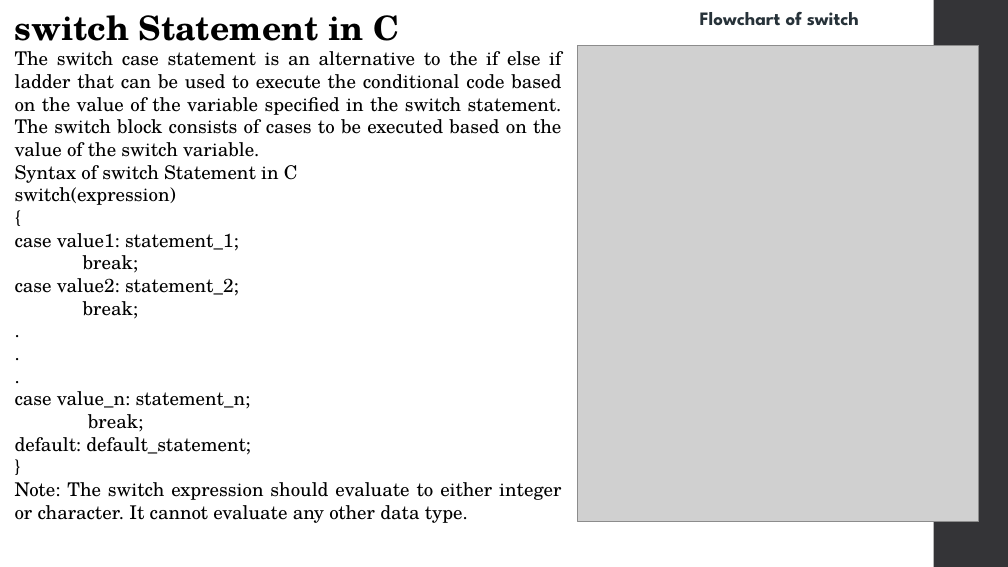
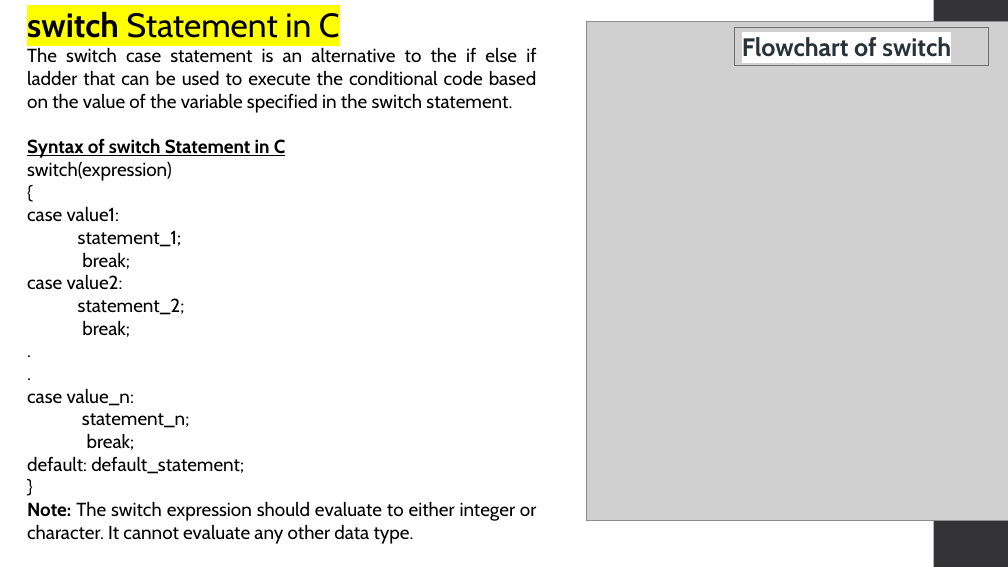
Before and after one commit to Raajokiaa-Ritu/03_Course___Structural-Programming-Language-C, a slide deck: slide 20 of 6. C Control Statements Decision-Making.pptx (slide 25 before the commit). Drawn at 1008x567 pixels with LibreOffice and Linux fonts; fonts in the diff are those of the drawing; grey boxes stand for pictures. Boxes give left, top, right and bottom in pixels: in the first picture for what was removed or moved away, otherwise in the second. Text is boxed around its words. In the diff, an @@ line names an element or a change of style, - is before the commit and + after.

```diff
--- a/6. C Control Statements Decision-Making.pptx
+++ b/6. C Control Statements Decision-Making.pptx
@@ text "switch Statement in C" moved from (x1=15, y1=15, x2=562, y2=523) to (x1=27, y1=11, x2=537, y2=544) @@
@@ text at (x1=27, y1=11, x2=536, y2=544): font TeX Gyre Schola to Cabin in "switch Statement in C", "Syntax of switch Statement in C", "switch(expression)", "{" and 8 more places; highlight none to #FFFF00 in "switch Statement in C"; bold off in "Statement in C"; bold on in "Syntax of switch Statement in C", "Note:"; underline on in "Syntax of switch Statement in C" @@
@@ picture resized from (x1=577, y1=45, x2=979, y2=521) to (x1=587, y1=21, x2=1008, y2=520) @@
@@ rectangle "Flowchart of switch" resized from (x1=700, y1=12, x2=859, y2=26) to (x1=734, y1=28, x2=988, y2=66) @@
@@ rectangle "Flowchart of switch" at (x1=734, y1=28, x2=988, y2=66): size 18 to 24 pt, font League Spartan to Cabin; outline none to #6F6F74 0.75 pt @@
@@ text at (x1=27, y1=47, x2=537, y2=113): text changed; font TeX Gyre Schola to Cabin @@
-The switch case statement is an alternative to the if else if ladder that can be used to execute the conditional code based on the value of the variable specified in the switch statement. The switch block consists of cases to be executed based on the value of the switch variable.
+The switch case statement is an alternative to the if else if ladder that can be used to execute the conditional code based on the value of the variable specified in the switch statement.
@@ text at (x1=27, y1=206, x2=182, y2=247): text changed; font TeX Gyre Schola to Cabin @@
-case value1: statement_1;
+case value1:
+statement_1;
@@ text at (x1=27, y1=274, x2=185, y2=315): text changed; font TeX Gyre Schola to Cabin @@
-case value2: statement_2;
+case value2:
+statement_2;
@@ text at (x1=27, y1=388, x2=189, y2=428): text changed; font TeX Gyre Schola to Cabin @@
-.
-case value_n: statement_n;
+case value_n:
+statement_n;
```
Also in this commit, not shown: 22 other slides changed, 35 slides added, 16 slides removed.
